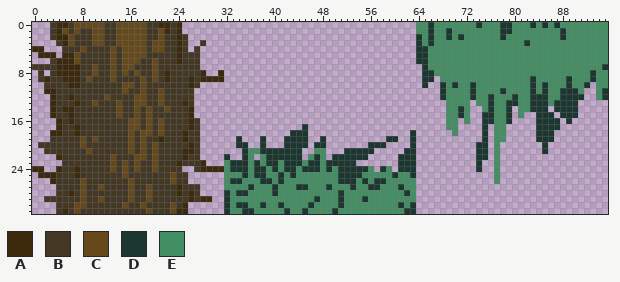
Edited in one commit: sprite sheet (res/Sprites/tree.png). This is how it looked before the edit.
The file is 96x32 pixels. Colours within 5 levels of each other are drawn and written as one.
Palette (. is transparent): A #3d2a0c  B #443824  C #66491a  D #1c3730  E #418f62
Pixels before (only the part around the change), first column x 24:
 0 A.......................................EEDEEEEEEEDEEEDDEEEDEDEDEEEEEEEE
 1 A.......................................EEDEEDEEEEEEEEDDEEEEEEEEDEEEEEEE
 2 AB......................................DEDEEDEDEEEEEEDEEEEEEEEEDEEEEEEE
 3 AB..B...................................DEDEEEEEEEEEEEEEEEDEEEEEEEEEEEEE
 4 AB.B....................................DDEEEEEEEEEEEEEEEEEEEEEEEEEEEEEE
 5 ABBB....................................DDEEEEEEEEEEEEEEEEEEEEEEEEEEEEEE
 6 ABBB....................................DDEEEEEEEEEEEEEEEEEEEEEEEEEEEEEE
 7 BBBB.....................................DEEEEEEEEEEEEEEEEEEEEEEEEEEEEED
 8 BBBBA..A.................................DDEEEEEEEEEEEEEEEEEEEEEEEEEEDEE
 9 BBABAAAA.................................DD.EEEEEEEEEEEEEEEDEEEEEDEEEDEE
10 BBAB.....................................D..DEDEEDEEEEEEEEEDEDEEEDEED.EE
11 BBB.........................................DEEEEDEEEEDEEEEDEDEEDDDE..ED
12 BBB.........................................DEEEEDEEDEEEDEEDDDEEDDDD..ED
13 BAB..........................................EEEE.EEDEEDDEEDDDEDDDD.....
14 BBA..........................................EEDE..EDEED.EEDDD.DDDD.....
15 BBA..........................................EEDE..DDEED.E..DDD.DDD.....
16 BBAB.........................................EE.E..DDEED....DDDD.D......
17 BBAB.................D.......................EE....D.EE.....DDDD........
18 BABB...............DDD.................D......E....D.EE.....DDD.........
19 BABB......D...D...DDDD..D..........DD..D...........D.EE.....DDD.........
20 BBAB......DD..D...DDDD.DD.......DDD....D..........DD.E.......D..........
21 BAAB.......DEEDDDDDDD..EE...DDDDD.....DD..........DD.E.......D..........
22 BABB....D..DE.EDDDDDD.EDE.DDDDDD.....DDD..........DD.E..................
23 ABBBA...EDDDEDEDDEDDDEDDEDDDDD.......DDD..........D..E..................
24 B..BAAAAEDDDEDDEDEDDEDDDEDEDDDDDE.DE.DDD..........D..E..................
25 BB......EEEDEDDEEDEDEEEEEEEDDDDEEEEEDEED.............E..................
26 BB......EDDEEEDDEDEEEEEEEEEDDDEDEDDEEEEE.............E..................
27 ABBB....EEEEDEEEDEEEDDEEEDEEEDEEDDEEEDEE................................
28 ABAB....DEDDEEEEDEEEEEEEEEEDEEEEEEEEEEDE................................
29 BBABAA..DEEEEEEEEEEEEEEDEEEDEEEDEEEEEEEE................................
30 BA......DEDDEEDEEDEEEEDEEEEDEEEEEEEEEDED................................
31 AA......DEEDDEEEEEDEEDEEEEDEEEEEEEEEEEDD................................
Now the later version:
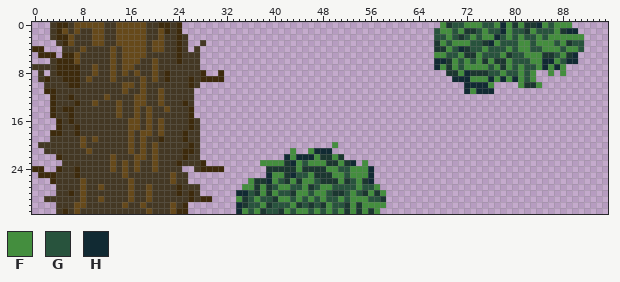
Colours new in this view: F #448e3e  G #28533d  H #112a33
What changed:
Changed rows in their new state; - is an unchanged pixel.
first column x 32:
 0 --------------------------------....FDGGFFFGGFHFDFD-HFGFFF......
 1 --------------------------------...GFFGFDDGFGGHFGGDFGGGF-HH.....
 2 --------------------------------...GGFG-GFGFFHGFGFGGFGFFFFFF....
 3 --------------------------------...DFGFFFGGDHFGGGFFGFFFGFDGG....
 4 --------------------------------...DDFGHDGGFGGGFGFFGGFFFGFFG....
 5 --------------------------------...FFGGFDDFGGGFDGGFFFDDGFDH.....
 6 --------------------------------...HHDFGFGFDFDDFGGGFFHHFGHH.....
 7 ---------------------------------..HFDFGFFFFGFDFGFGGFHFHF.......
 8 ---------------------------------....DDFHDDDGGFGGFGF..F.F.......
 9 ---------------------------------..-..HHHFFFHFHFHFGF............
10 ---------------------------------.--....HHHHF....FD-F........-..
11 ------------------------------------....HFHHH...............--..
12 ------------------------------------........................--..
13 -------------------------------------....-.................-----
14 -------------------------------------....--.....-.....-....-----
15 -------------------------------------....--.....-.--...-...-----
16 -------------------------------------..-.--.....----....-.------
17 -------------.-----------------------..----.-..-----....--------
18 -----------...-----------------.------.----.-..-----...---------
19 --.---.---....--.----------..--.-----------.-..-----...---------
20 --..--.---....-..-F-----...----.----------..-.-------.----------
21 ---........F.-FHHH--.....-----..----------..-.-------.----------
22 .--..-....HFHHHFDDF-....-----...----------..-.------------------
23 ......FFFF-HFGFFF--F-H-F-----...----------.--.------------------
24 .......D-D--F---DFFGGFFFH-..-...----------.--.------------------
25 .......HFFDHGGFDDDFFGFFFH.......-------------.------------------
26 ....FD-HFGDFDFFGDDDF-GF-H.......-------------.------------------
27 ...FFDFDGFFGGFDGFFGGGGFGGF......--------------------------------
28 ..HHGDFDFGGDFFGFFGD-GFGDFDF.....--------------------------------
29 ..FDGFGGDFFGFGFGFGGFGFFFGGD.....--------------------------------
30 ..H-GGFDGGGFDG-GDFGGDFDFFFF.....--------------------------------
31 ..HFGFDGGDFGFFGFGFGFDFDFDF......--------------------------------
